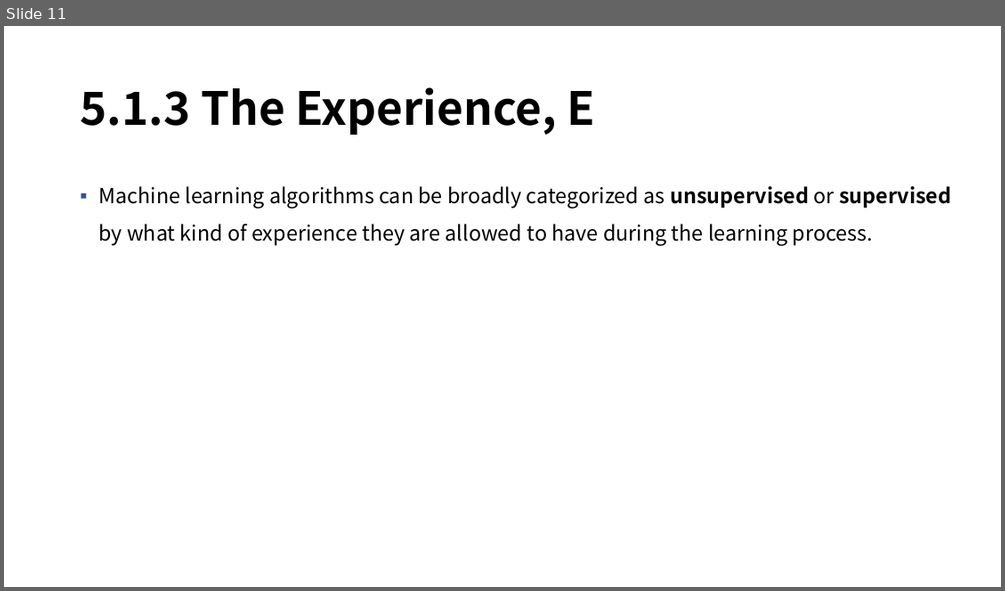
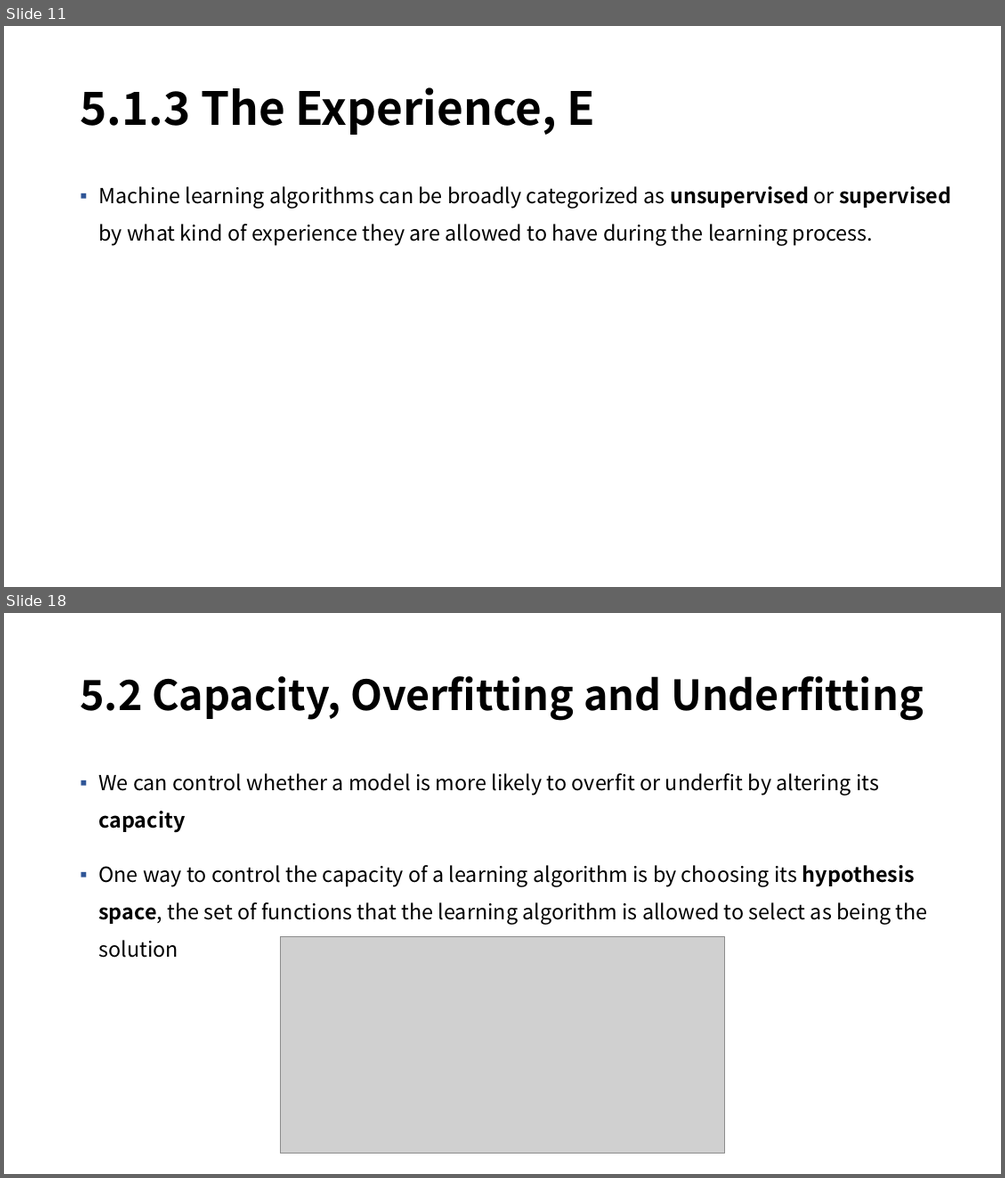
Before and after one commit to mmvv11/GraduateStudies, a slide deck: DeepLearningStudy/5-1. Machine Learning Basics, 230210, 정지운.pptx. Shown one above the other, each under a label of ours: slide 11 before the commit, slides 11 and 18 after it; the slides between them are not shown. The pictures are 1005x591 and 1005x1178 pixels, drawn with LibreOffice and Linux fonts; fonts in the diff are those of the drawing; grey boxes stand for pictures; background and template pictures are left out. Boxes give left, top, right and bottom in pixels: in the first picture for what was removed or moved away, otherwise in the second. Text is boxed around its words. In the diff, an @@ line names an element or a change of style, - is before the commit and + after.

```diff
--- a/DeepLearningStudy/5-1. Machine Learning Basics, 230210, 정지운.pptx
+++ b/DeepLearningStudy/5-1. Machine Learning Basics, 230210, 정지운.pptx
@@ slide 18 added at box(4, 613, 1001, 1174), background picture (left out) @@
@@ title added at box(80, 676, 923, 721), 40 pt, text #000000, bold @@
+5.2 Capacity, Overfitting and Underfitting
@@ text added at box(98, 773, 928, 957), 20 pt, text #000000 @@
+▪ We can control whether a model is more likely to overﬁt or underﬁt by altering its capacity
+▪ One way to control the capacity of a learning algorithm is by choosing its hypothesis space, the set of functions that the learning algorithm is allowed to select as being the solution
@@ picture added at box(280, 937, 725, 1153) @@
```
Also in this commit, not shown: 1 slide changed, 10 other slides added.
